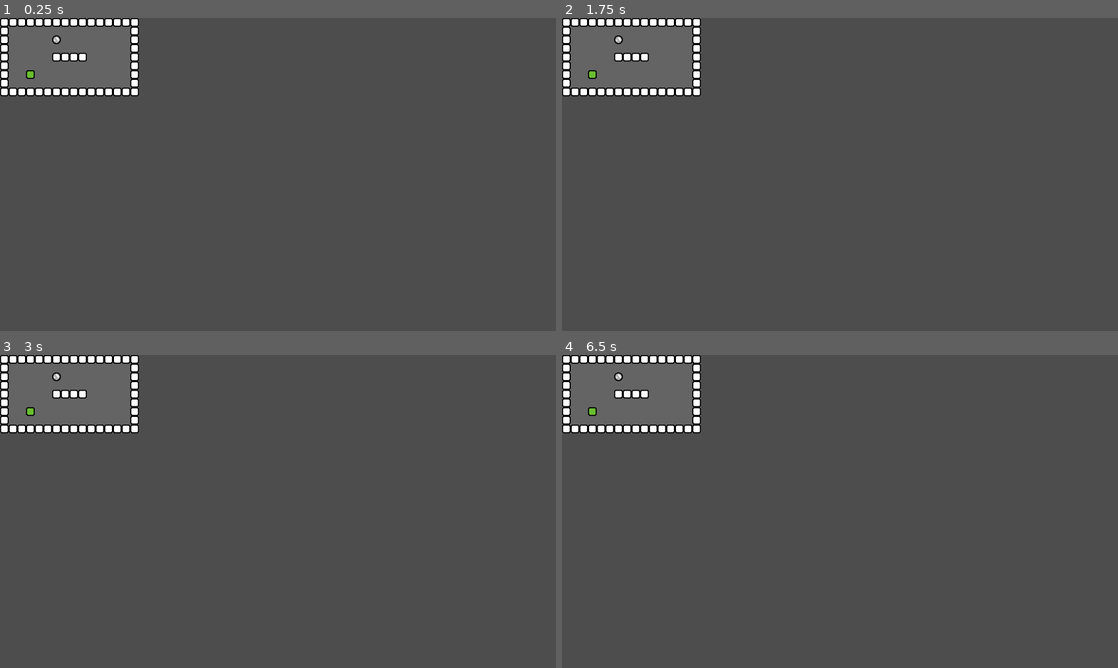
Above: before the commit, frames 1-4 (two rows, left to right).
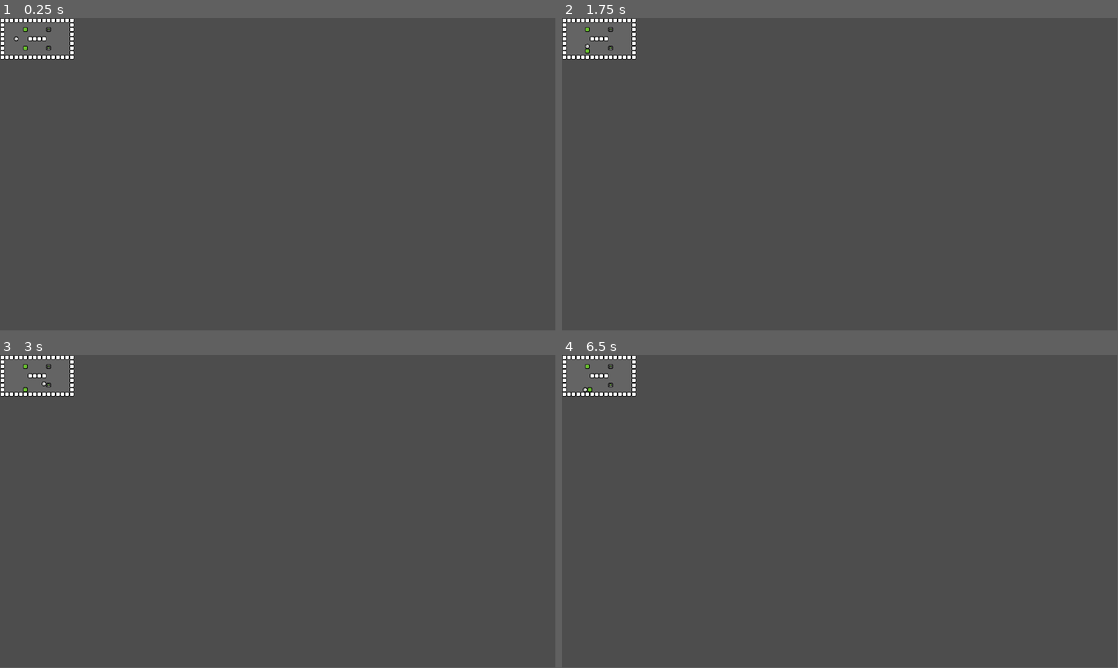
Above: after the commit, the same moments.

Repository: AmazingMiao/bubble-hustle-puzzle
Game: Godot game, scene res://Scenes/level_test.tscn
Two runs of this game, one before a commit and one after it. Both use one fixed random seed, a clock stepped at 60 frames per second and the inputs below. Before the commit the project has no main scene; this scene is started directly in both runs.
Inputs:
- Up to frame 1 (0.25 s): no input
- Up to frame 2 (1.75 s): tap Enter at 0.5 s; hold D (move_right, bound only after the commit) 0.53-1.28 s; tap Space at 1.25 s; hold S (move_down, bound only after the commit) from 1.28 s (still down)
- Up to frame 3 (3 s): tap Enter at 2 s; release S (move_down, bound only after the commit) at 2.03 s; hold D (move_right, bound only after the commit) 2.03-2.78 s; hold W (move_up, bound only after the commit) from 2.78 s (still down)
- Up to frame 4 (6.5 s): tap Space at 3.5, 5 s; release W (move_up, bound only after the commit) at 3.53 s; hold A (move_left, bound only after the commit) 3.53-5.03 s; tap Enter at 4.25 s; hold S (move_down, bound only after the commit) 5.03-5.78 s; hold D (move_right, bound only after the commit) from 5.78 s (still down)
In our replay, the window is 800x450 before the commit and 799x449 after it. These sizes can differ from the game's own. Grey fills any space a smaller window leaves; there, only what the larger window draws over its background counts as a difference.

The runs differ from the first frame. In frame 1, 2.3% of the frame differs, in the area x 0-25%, y 0-26%; in frame 2, 2.3%; in frame 3, 2.3%; in frame 4, 2.3%.

Commit message:
完成基础推箱子功能

Diff:
--- a/Scenes/crate.tscn
+++ b/Scenes/crate.tscn
@@ -1,9 +1,10 @@
-[gd_scene load_steps=6 format=3 uid="uid://c6xvx5mmx7ejo"]
+[gd_scene load_steps=7 format=3 uid="uid://c6xvx5mmx7ejo"]
 
+[ext_resource type="Script" path="res://scripts/crate.gd" id="1_ceibc"]
 [ext_resource type="Texture2D" uid="uid://ctbd4jv6qhawa" path="res://Resources/Aseprite/blocks_tileset.png" id="1_nfqm4"]
 
-[sub_resource type="Animation" id="Animation_rmw4r"]
-resource_name = "default"
+[sub_resource type="Animation" id="Animation_pxgt6"]
+length = 0.001
 tracks/0/type = "value"
 tracks/0/imported = false
 tracks/0/enabled = true
@@ -17,8 +18,8 @@
 "values": [Rect2(0, 16, 16, 16)]
 }
 
-[sub_resource type="Animation" id="Animation_pxgt6"]
-length = 0.001
+[sub_resource type="Animation" id="Animation_rmw4r"]
+resource_name = "default"
 tracks/0/type = "value"
 tracks/0/imported = false
 tracks/0/enabled = true
@@ -54,7 +55,8 @@
 "reached": SubResource("Animation_crl77")
 }
 
-[node name="Crate" type="Node2D"]
+[node name="Crate" type="Node2D" groups=["crates"]]
+script = ExtResource("1_ceibc")
 
 [node name="Sprite2D" type="Sprite2D" parent="."]
 texture = ExtResource("1_nfqm4")
--- a/Scenes/level_test.tscn
+++ b/Scenes/level_test.tscn
@@ -1,13 +1,15 @@
-[gd_scene load_steps=2 format=4 uid="uid://b5wxk4l0l4wv0"]
+[gd_scene load_steps=3 format=4 uid="uid://b5wxk4l0l4wv0"]
 
 [ext_resource type="TileSet" uid="uid://c5kmmlfqc0ini" path="res://Tilesets/blocks.tres" id="1_044pb"]
+[ext_resource type="Script" path="res://scripts/game.gd" id="1_ec5wv"]
 
 [node name="Level_Test" type="Node2D"]
+script = ExtResource("1_ec5wv")
 
 [node name="Background" type="TileMapLayer" parent="."]
 tile_map_data = PackedByteArray("AAAAAAAAAAACAAEAAAAAAAEAAAACAAEAAAABAAAAAAACAAEAAAABAAEAAAACAAEAAAAAAAIAAAACAAEAAAAAAA …(2224 unchanged characters)…
 tile_set = ExtResource("1_044pb")
 
 [node name="Objects" type="TileMapLayer" parent="."]
-tile_map_data = PackedByteArray("AAAAAAAAAAAAAAAAAAAAAAEAAAA …(736 unchanged characters)… AAAAAAAAIAAQAAAAAAAAAAAAJAAQAAAAAAAAAAAAGAAIAAQAAAAAAAgADAAYAAQAAAAAAAQA=")
+tile_map_data = PackedByteArray("AAAAAAAAAAAAAAAAAAAAAAEAAAA …(736 unchanged characters)… AAAAAAAAIAAQAAAAAAAAAAAAJAAQAAAAAAAAAAAADAAQAAQAAAAAAAgAFAAIAAQAAAAAAAQAFAAYAAQAAAAAAAQAKAAYAAAAHAAAAAAAKAAIAAAAHAAAAAAA=")
 tile_set = ExtResource("1_044pb")
--- a/Scenes/player.tscn
+++ b/Scenes/player.tscn
@@ -1,8 +1,11 @@
-[gd_scene load_steps=2 format=3 uid="uid://bjnmlmyqjd171"]
+[gd_scene load_steps=3 format=3 uid="uid://bjnmlmyqjd171"]
 
 [ext_resource type="Texture2D" uid="uid://d066xebii1cmy" path="res://Resources/Aseprite/player-Sheet.png" id="1_3x1wy"]
+[ext_resource type="Script" path="res://scripts/player.gd" id="1_ua3hf"]
 
 [node name="Player" type="Node2D"]
+z_index = 2
+script = ExtResource("1_ua3hf")
 
 [node name="Sprite2D" type="Sprite2D" parent="."]
 texture = ExtResource("1_3x1wy")
--- a/Tilesets/blocks.tres
+++ b/Tilesets/blocks.tres
@@ -7,6 +7,7 @@
 [sub_resource type="TileSetAtlasSource" id="TileSetAtlasSource_jjtfc"]
 texture = ExtResource("1_jebta")
 0:0/0 = 0
+0:0/0/custom_data_0 = true
 1:0/0 = 0
 2:0/0 = 0
 3:0/0 = 0
@@ -14,6 +15,8 @@
 5:0/0 = 0
 6:0/0 = 0
 7:0/0 = 0
+7:0/0/z_index = 1
+7:0/0/custom_data_1 = true
 0:1/0 = 0
 1:1/0 = 0
 2:1/0 = 0
@@ -23,5 +26,9 @@
 scenes/2/scene = ExtResource("3_s1lkj")
 
 [resource]
+custom_data_layer_0/name = "is_wall"
+custom_data_layer_0/type = 1
+custom_data_layer_1/name = "is_dest"
+custom_data_layer_1/type = 1
 sources/0 = SubResource("TileSetAtlasSource_jjtfc")
 sources/1 = SubResource("TileSetScenesCollectionSource_owwic")
--- a/project.godot
+++ b/project.godot
@@ -11,17 +11,45 @@
 [application]
 
 config/name="Bubble Hustle Puzzle"
+run/main_scene="res://Scenes/level_test.tscn"
 config/features=PackedStringArray("4.3", "GL Compatibility")
 config/icon="res://icon.svg"
 
+[autoload]
+
+EventBus="*res://scripts/event_bus.gd"
+
 [display]
 
-window/size/viewport_width=1024
-window/size/viewport_height=576
+window/size/viewport_width=1920
+window/size/viewport_height=1080
 
 [dotnet]
 
 project/assembly_name="Bubble Hustle Puzzle"
+
+[input]
+
+move_up={
+"deadzone": 0.5,
+"events": [Object(InputEventKey,"resource_local_to_scene":false,"resource_name":"","device":-1,"window_id":0,"alt_pressed":false,"shift_pressed":false,"ctrl_pressed":false,"meta_pressed":false,"pressed":false,"keycode":0,"physical_keycode":87,"key_label":0,"unicode":119,"location":0,"echo":false,"script":null)
+]
+}
+move_down={
+"deadzone": 0.5,
+"events": [Object(InputEventKey,"resource_local_to_scene":false,"resource_name":"","device":-1,"window_id":0,"alt_pressed":false,"shift_pressed":false,"ctrl_pressed":false,"meta_pressed":false,"pressed":false,"keycode":0,"physical_keycode":83,"key_label":0,"unicode":115,"location":0,"echo":false,"script":null)
+]
+}
+move_left={
+"deadzone": 0.5,
+"events": [Object(InputEventKey,"resource_local_to_scene":false,"resource_name":"","device":-1,"window_id":0,"alt_pressed":false,"shift_pressed":false,"ctrl_pressed":false,"meta_pressed":false,"pressed":false,"keycode":0,"physical_keycode":65,"key_label":0,"unicode":97,"location":0,"echo":false,"script":null)
+]
+}
+move_right={
+"deadzone": 0.5,
+"events": [Object(InputEventKey,"resource_local_to_scene":false,"resource_name":"","device":-1,"window_id":0,"alt_pressed":false,"shift_pressed":false,"ctrl_pressed":false,"meta_pressed":false,"pressed":false,"keycode":0,"physical_keycode":68,"key_label":0,"unicode":100,"location":0,"echo":false,"script":null)
+]
+}
 
 [rendering]
 
--- /dev/null
+++ b/scripts/crate.gd
@@ -0,0 +1,19 @@
+class_name Crate
+extends "res://scripts/game_object.gd"
+
+var is_reached := false:
+	#当变量改变时
+	set(v):
+		#如果变量没有变化，则不执行后续逻辑
+		if is_reached == v:
+			return
+		is_reached = v
+		#播放动画，发出全局信号
+		animation_player.play("reached" if is_reached else "default")
+		EventBus.crate_reached_dest.emit()
+
+@onready var animation_player: AnimationPlayer = $AnimationPlayer
+
+func move_to(cell: Vector2i):
+	super(cell)
+	is_reached = is_dest(cell)
--- /dev/null
+++ b/scripts/event_bus.gd
@@ -0,0 +1,5 @@
+#全局Event Bus
+extends Node
+
+#声明全局信号
+signal crate_reached_dest
--- /dev/null
+++ b/scripts/game.gd
@@ -0,0 +1,14 @@
+#控制游戏脚本
+extends Node2D
+
+func _ready() -> void:
+	#连接信号
+	EventBus.crate_reached_dest.connect(_on_crate_reached_dest)
+
+#当此信号emit时执行
+func _on_crate_reached_dest():
+	#遍历分组中所有crate，如果每个都is_reached，则print
+	for crate: Crate in get_tree().get_nodes_in_group("crates"):
+		if not crate.is_reached:
+			return
+	print("Level Complete!")
--- /dev/null
+++ b/scripts/game_object.gd
@@ -0,0 +1,52 @@
+extends Node2D
+
+# 补间动画对象
+var tween: Tween
+
+# 通过获取父节点的方式获取所在TileMapLayer
+@onready var map: TileMapLayer = get_parent()
+# 获取在map上的网格坐标
+@onready var cell_position: Vector2i = map.local_to_map(position)
+
+# 移动函数，通过传进网格坐标，获取实际坐标，然后传送
+func move_to(cell: Vector2i):
+	cell_position = cell
+	#position = map.map_to_local(cell_position)
+
+	if tween:
+		tween.kill()
+	tween = create_tween()
+	tween.set_ease(Tween.EASE_IN_OUT).set_trans(Tween.TRANS_SINE)
+	tween.tween_property(self, "position", map.map_to_local(cell_position), 0.2)
+
+#撞墙动画
+func bump(cell: Vector2i):
+	if tween:
+		tween.kill()
+	tween = create_tween()
+	tween.set_ease(Tween.EASE_IN_OUT).set_trans(Tween.TRANS_SINE)
+	tween.tween_property(self, "position", (map.map_to_local(cell) + position)/2, 0.1)
+	tween.tween_property(self, "position", position, 0.1)
+
+#获取目标tile是否是wall
+func is_wall(cell: Vector2i) -> bool:
+	var data := map.get_cell_tile_data(cell)
+	if not data:
+		return false
+	return data.get_custom_data("is_wall")
+
+#获取目标tile是否是dest
+func is_dest(cell: Vector2i) -> bool:
+	var data := map.get_cell_tile_data(cell)
+	if not data:
+		return false
+	return data.get_custom_data("is_dest")
+
+#获取目标tile上的crate
+func get_crate(cell: Vector2i) -> Crate:
+	#在crates场景分组中搜索
+	for crate: Crate in get_tree().get_nodes_in_group("crates"):
+		if crate.cell_position == cell:
+			return crate
+	#都不是crate的话返回null
+	return null
--- /dev/null
+++ b/scripts/player.gd
@@ -0,0 +1,43 @@
+extends "res://scripts/game_object.gd"
+
+
+func _process(delta: float) -> void:
+	#检测有动画播放时return
+	if tween and tween.is_running():
+		return
+
+	#获取玩家输入
+	var dir := Vector2i(Input.get_vector("move_left", "move_right", "move_up", "move_down").round())
+
+	#玩家无输入return
+	if dir == Vector2i.ZERO:
+		return
+
+	#x轴有输入时将y轴归零，避免斜向移动
+	if dir.x != 0:
+		dir.y = 0
+
+	#调用移动函数
+	var dest := cell_position + dir
+
+	#判断目的地是否为wall
+	if is_wall(dest):
+		#播放撞墙动画
+		bump(dest)
+		return
+
+	#获取目的地上crate
+	var crate := get_crate(dest)
+	#如果目的地上有crate
+	if crate:
+		#得到crate目的地网格坐标
+		var crate_dest := dest + dir
+		#如果此crate目的地上是wall或者crate，则撞墙
+		if is_wall(crate_dest) or get_crate(crate_dest):
+			bump(dest)
+			return
+		#一系列判断后，移动此crate
+		crate.move_to(crate_dest)
+
+	#经过一系列判断后移动
+	move_to(dest)
